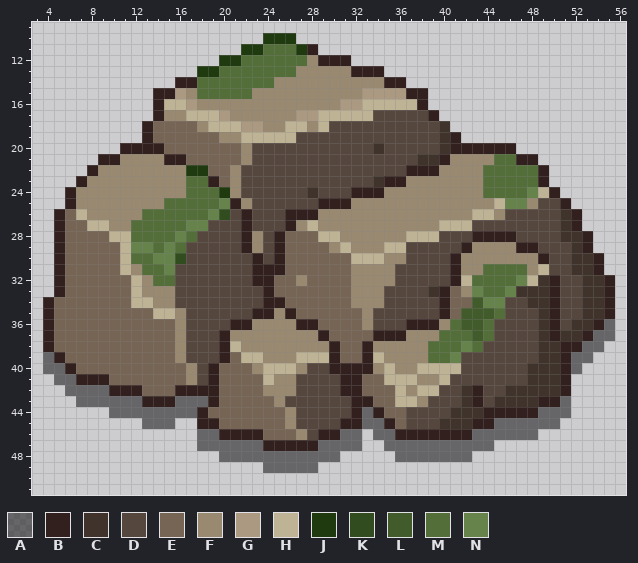
Two versions of one pixel-art file, Assets/Arts/Rock/SmallRock/Rock_02.aseprite. Above: the version before the commit.
64x64 pixels, 1 frame. Colours within 5 levels of each other are drawn and written as one. Shown: x 3..56, y 9..51.
Visible layers, top first: "Layer 9" opacity 50%, "Layer 7", "Layer 2", "Layer 3", "Layer 5", "Layer 6", "Shadow" opacity 50%.
Palette (. is transparent): A #00000080  B #31201d  C #3f332b  D #56473e  E #766454  F #9a8971  G #ab9a81  H #beb394  J #1f3a0f  K #314d20  L #415b2b  M #536e39  N #65834b
Pixels before, first column x 4:
10 ....................JJJ.............................
11 ..................JJMMMJB...........................
12 ................JJMMMMMMFBBB........................
13 ..............JJMMMMMMMFFFFFBBB.....................
14 ............BBMMMMMMMFFFFFFFFFFBB...................
15 ..........BBGFMMMMMFFFFFFFFFFGGGGBB.................
16 ..........BHHGFFFFFFFFFFFFFGGHHHHHB.................
17 ..........BFFHHHGFFFFFFGGHHHHHDDDDDB................
18 .........BEEEEFHHHGGFFHHFHDDDDDDDDDDC...............
19 .........BEEEEEEFFHHHHHDDDDDDDDDDDDDCB..............
20 .......BBBBEEEEEEEFDDDDDDDDDDDCDDDDDCBBBBBB.........
21 .....BBFFFFBBEEEEEFDDDDDDDDDDDDDDDCCBFFFFMMBB.......
22 ....BFFFFFFFFJJEEFDDDDDDDDDDDDDDDBBBFFFFMMMMMB......
23 ...BFFFFFFFFFMMBEFDDDDDDDDDDDDCBBFFFFFFFMMMMMB......
24 ..BFFFFFFFFFFMMMJFDDDDDDCDDDBBBFFFFFFFFFMMMMNHB.....
25 ..BFFFFFFFFMMMMMNBFDDDDDDBBBFFFFFFFFFFFFFHNNFDDB....
26 .BEHFFFFFMMMMMMNKDBDDDBBBFFFFFFFFFFFFFFHHFDDDDDCB...
27 .BEEHHFFMMMMMNNDDDBDDDBFHFFFFFFFFFFFHHHDDDDDDDDCB...
28 .BEEEEHHMMMMNMDDDDBFDBEEEHHFFFFFFHHHDDDBBBBDDDDCCB..
29 .BEEEEEHNNMNMDDDDDBFDBEEEEFHFFFHHDDDDDBFFFFBBDDDCB..
30 .BEEEEEHMMNNKDDDDDDBDBEEEEEEHHHFFDDDDBFFFFFFFBDDCCB.
31 .BEEEEEHFMMNDDDDDDDBBBEEEEEEFFFFDDDDDBFFMMMMFHDDCCB.
32 .BEEEEEEHFMMDDDDDDDBBEEFEEEEFFFFDDDDDBHMMMMNHCBDDCCB
33 .BEEEEEEHFFFDDDDDDDDBEEEEEEEFFFDDDDCBEFNMMNCCCBDDCCB
34 BEEEEEEEHHFFDDDDDDDDBBEEEEEEFFFDDDDDBEELNNDDCCBDDCCB
35 BEEEEEEEEEHHFDDDDDDBBFBEEEEEEFDDDDDDBELLLMDDDCBDDCCB
36 BEEEEEEEEEEEFDDDDBBFFFFBBEEEEFDDDBBBFMLLMDDDDCBDCCBA
37 BEEEEEEEEEEEFDDDBFFFFFFFFBEEEEBBBFFFMMMLMDDDDCBCCBAA
38 BEEEEEEEEEEEFDDDBHFFFFFFFFBEEBFFFFFMMMNMDDDDDCCBBAA.
39 ABEEEEEEEEEEFDDDBEHHFFFHHHBEEBHFFFFMMNDDDDDDDCCBAA..
40 AABEEEEEEEEEEFDBEEEFHHHFDDBBBBFHFFHHHHDDDDDDCCCBA...
41 .AABBBEEEEEEEFDBEEEEHFFDDDDBBEEHHHFFHDDDDDDDCCCB....
42 ..AAAABBBEEEBBBBEEEEFFFDDDDBBEEEHFHHDDCBDDCCCCCB....
43 ...AAAAAABBBAAABEEEEEFDDDDDDBBEEHHFDDDCBDCCCCBBA....
44 ......AAAAAAAABEEEEEEEFDDDDDBABEEDDDDCCCBBBBBAAA....
45 .........AAA..BBEEEEEEFDDDDBBAABEDDDCCCBBAAAAAA.....
46 ..............AABBBBEEEFDBBAA.AABBBBBBBAAAAAA.......
47 ..............AAAAAABBBBBAAAA..AAAAAAAAAA...........
48 ................AAAAAAAAAAA.....AAAAAAA.............
49 ....................AAAAA...........................
The same view after the edit:
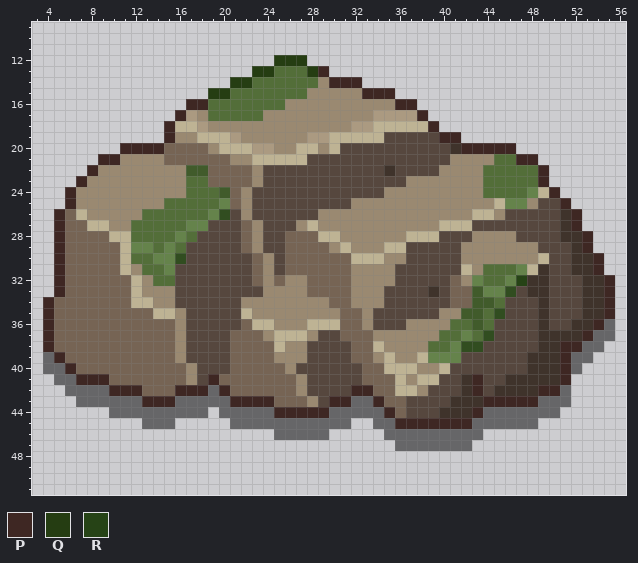
Colours new in this view: P #3e2723  Q #253d12  R #264316
Change:
layer "Flattened" added
layer "Moss" opacity 50% added
layer "Layer 6" removed
layer "Layer 5" removed
layer "Layer 3" removed
layer "Layer 2" removed
layer "Layer 7" removed
layer "Layer 9" removed
Changed rows in their new state; - is an unchanged pixel.
first column x 4:
10 --------------------...-----------------------------
11 ------------------.......---------------------------
12 ----------------.....QQQ....------------------------
13 --------------.....QQ--MQP.....---------------------
14 ------------.....QQ--MMMM-PPP....-------------------
15 ----------.....QQ--MMMMM-----PPP...-----------------
16 ----------...PPMMMMMMM-----FFFFFPP.-----------------
17 ----------..PGFMMMMM---FFFFFFFGGGGP.----------------
18 ---------..PHHGFFFFF--FF-FFFGGHHHHHP.---------------
19 ---------..PFFHHHGFFFFFFGGHHHHH-----PP--------------
20 -------PPPP----FHHHGGFFHHFH---D-----DCPPPPP---------
21 -----PP----EE----F-HHHHH----------DDD------PP-------
22 ----P--------LL--EEF-----------C-DDD---------P------
23 ---P-----------E-EEF----------DDD------------P------
24 --P-------------LEF-----D---DDD---------------P-----
25 --P--------------E-------DDD-------------------P----
26 -P----------------F---DDD-----------------------P---
27 -P----------------EF--D-------------------------P---
28 -P----------------E--D-----------------FFFF------P--
29 -P----------------E--D----------------F----FF----P--
30 -P-----------------EFD---------------D-------H----P-
31 -P-----------------EFD---------------DH----NHC----P-
32 -P-----------------EF-F--------------EFN--NRC-D----P
33 -P------------------FFFF------------D-ELNNKD--D----P
34 P-----------------FFFFFFFF----------D---LM--D-D----P
35 P-----------------HFF-FFFFF---------FF--MK----D----P
36 P----------------DEHH--FHHH------FFF--M-------D---P-
37 P---------------DEEE-HHH-DD---FFF-----NMK-----C--P--
38 P---------------DEEEEH--DDDD-EH------NKK-------PP---
39 -P--------------D-EEE--FDDDD-EFH--HNN-------C--P----
40 --P------------DD--EEEFD--DDDEE-HHFF-D---------P----
41 ---PPP---------P----EEEF---DD--E-FHHD-CP--CC---P----
42 ------PPP---PPPAP---EEEF---DPP---HFD---P-C---PPA----
43 ---------PPP---AAPPPPEEEF-PPAAP-EDD--C-CPPPPPAA-----
44 --------------A.AAAAAPPPPPAAA-AP----C--PAAAAA--.----
45 --------------...AAAAAAAAAAA..-APPPPPPPAA----..-----
46 --------------.......AAAAA...-.-AAAAAAA-.....-------
47 --------------...............--.-------..-----------
48 ----------------...........-----.......-------------
49 --------------------.....---------------------------
